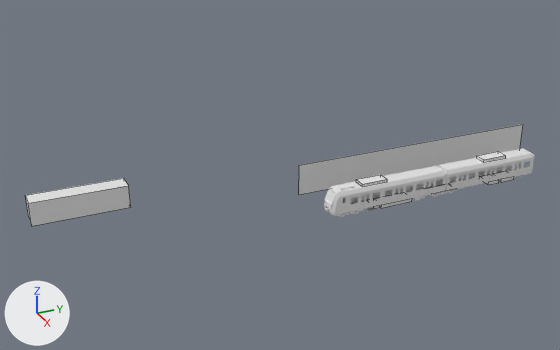
An edit to the Blender file Blenderdata/Train/train.blend, drawn before and after from the same camera.
The view is the same before and after, from a 50 mm camera at (98.4, -61.4, 57.3) aimed at (-9.1, -13.0, 3.5). Arrows for +X, +Y and +Z are at lower left; the lights stay in place. Mesh edges are drawn as thin lines on the coarser meshes.

Names of what the first picture shows: '423seite', 'TrainExterior', 'Vent2.001'.
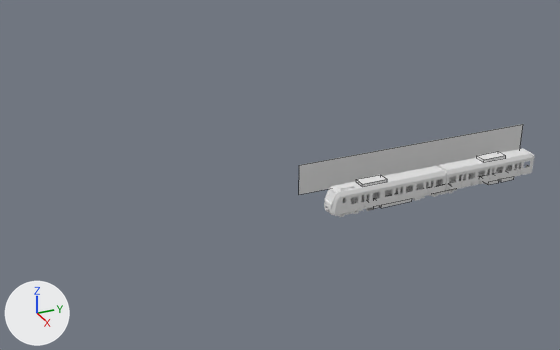
Pixel boxes [x1, y1, x2, y2] of what changed, in the pictures (560 x 350 px):
'Vent2.001', deleted
    before: [25, 178, 130, 226]

The edits, one by one:
Object 'Vent2.001' (ob_vent2_001) is deleted.
